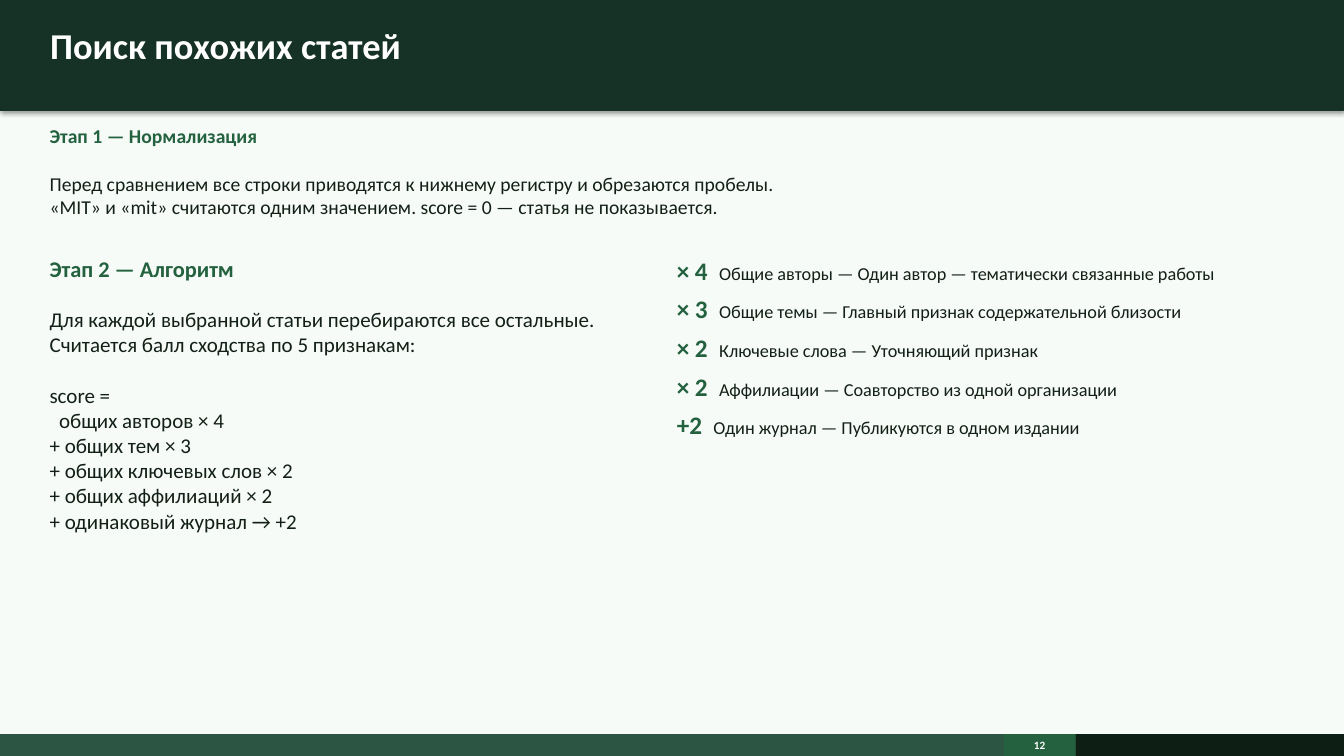
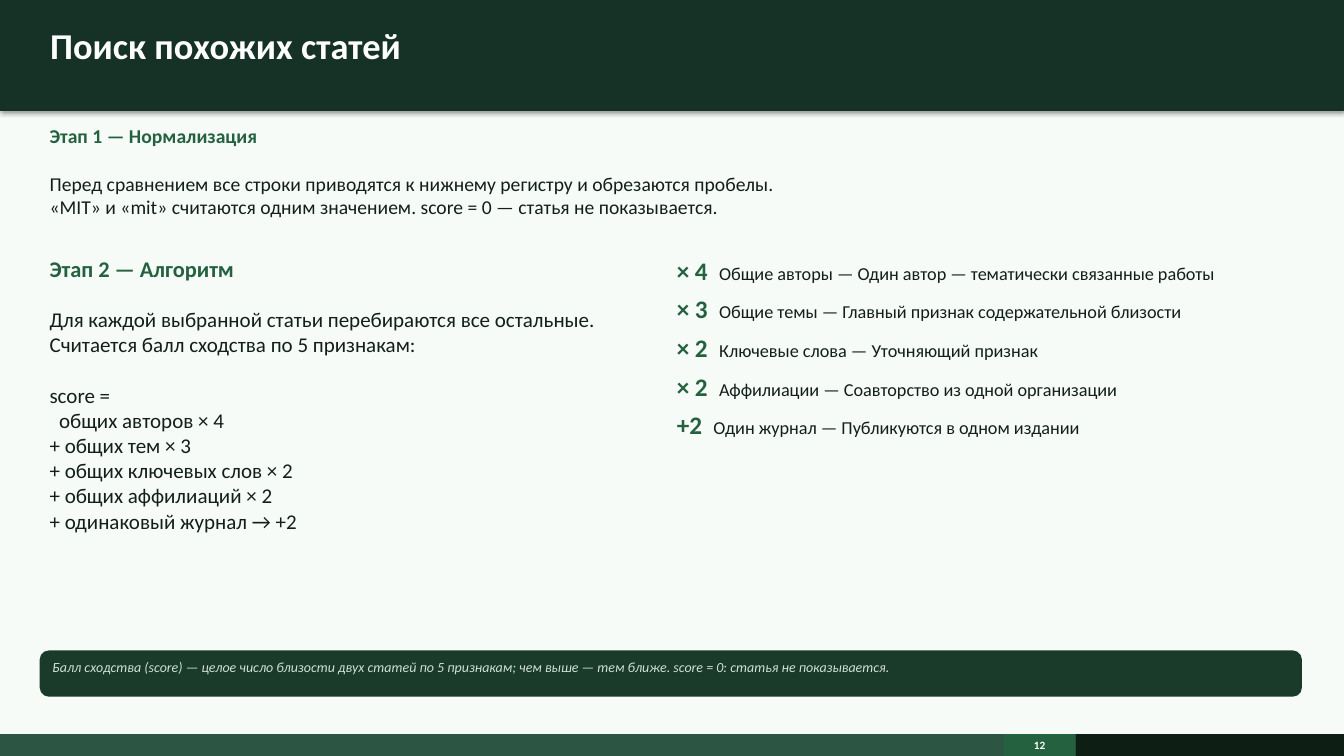
Before and after one commit to surnova2703/muiv3year, a slide deck: slide 12 of docs/Визуализация науки на основе метаданных публикаций и журналов.pptx. Drawn at 1344x756 pixels with LibreOffice and Linux fonts; fonts in the diff are those of the drawing. Boxes give left, top, right and bottom in pixels: in the first picture for what was removed or moved away, otherwise in the second. Text is boxed around its words. In the diff, an @@ line names an element or a change of style, - is before the commit and + after.

```diff
--- a/docs/Визуализация науки на основе метаданных публикаций и журналов.pptx
+++ b/docs/Визуализация науки на основе метаданных публикаций и журналов.pptx
@@ rounded rectangle added at (39,650,1302,697), fill #1A3A2A, 10 pt, text #CFE0D6, italic @@
+Балл сходства (score) — целое число близости двух статей по 5 признакам; чем выше — тем ближе. score = 0: статья не показывается.
```
Also in this commit, not shown: 2 other files.
